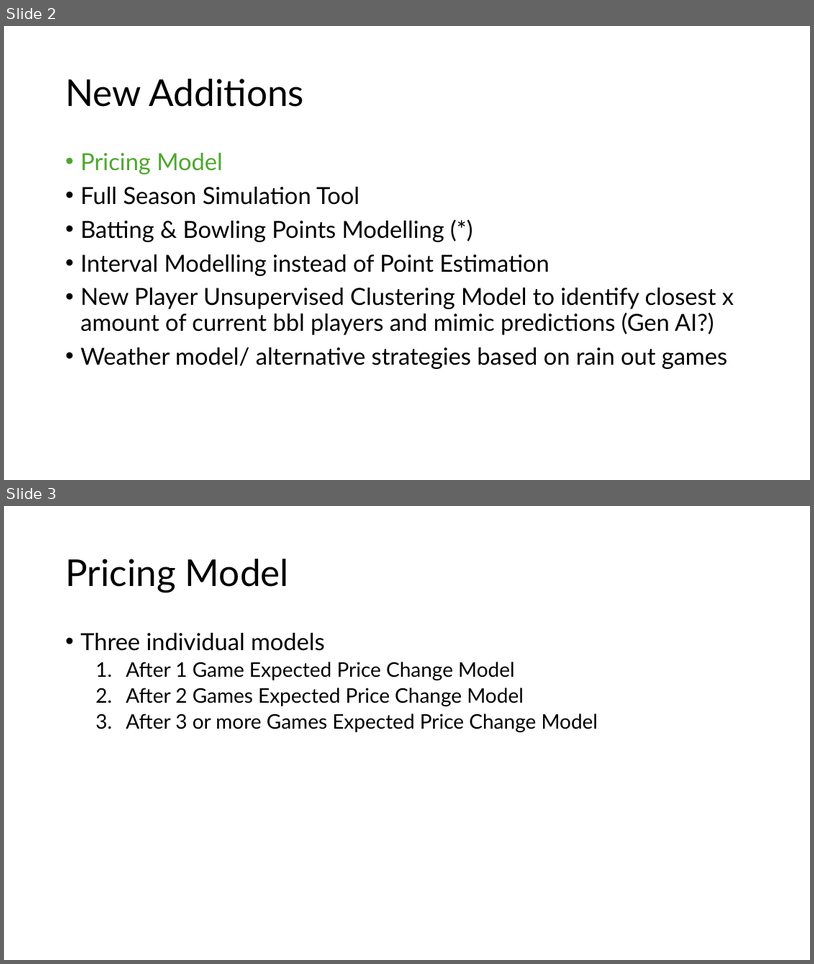
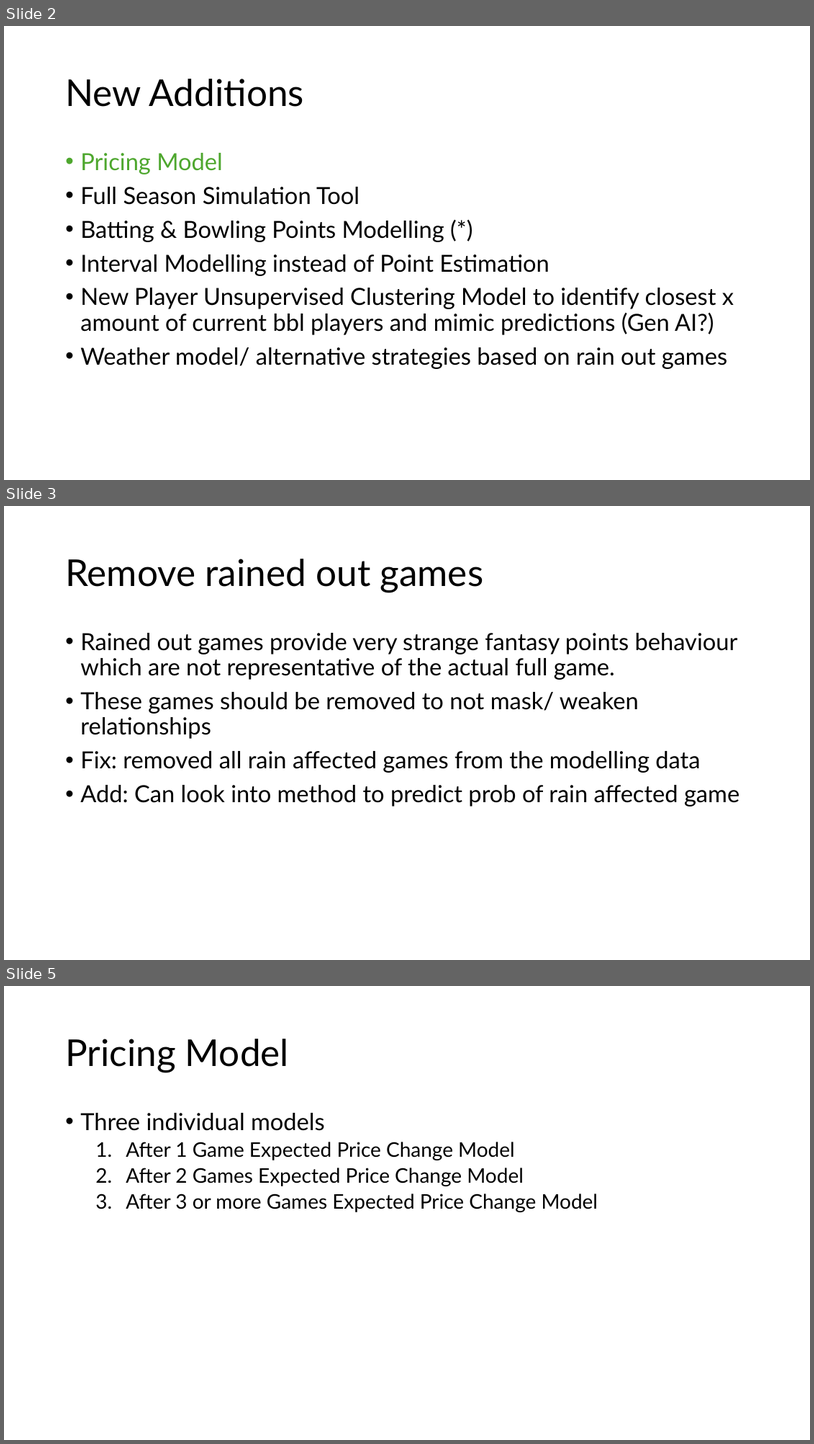
Before and after one commit to Dilan-De-Silva/Big-Bash-Fantasy-AI-v2, a slide deck: strategy/BBL Fantasy AI v2 Strategy & Planning.pptx. Shown one above the other, each under a label of ours: slides 2 and 3 before the commit, slides 2, 3 and 5 after it; the slides between them are not shown. The pictures are 814x964 and 814x1444 pixels, drawn with LibreOffice and Linux fonts; fonts in the diff are those of the drawing. Boxes give left, top, right and bottom in pixels: in the first picture for what was removed or moved away, otherwise in the second. Text is boxed around its words. In the diff, an @@ line names an element or a change of style, - is before the commit and + after.

Commit message:
removed incomplete games

```diff
--- a/strategy/BBL Fantasy AI v2 Strategy & Planning.pptx
+++ b/strategy/BBL Fantasy AI v2 Strategy & Planning.pptx
@@ slide 3 added at [4,506,810,960], background #FFFFFF @@
@@ title added at [65,559,484,592], 44 pt, text #000000 @@
+Remove rained out games
@@ text added at [80,633,740,806], 28 pt, text #000000 @@
+• Rained out games provide very strange fantasy points behaviour which are not representative of the actual full game.
+• These games should be removed to not mask/ weaken relationships
+• Fix: removed all rain affected games from the modelling data
+• Add: Can look into method to predict prob of rain affected game
@@ what was slide 3 is now slide 5 @@
```
Also in this commit, not shown: 2 other slides added, 3 other files.
